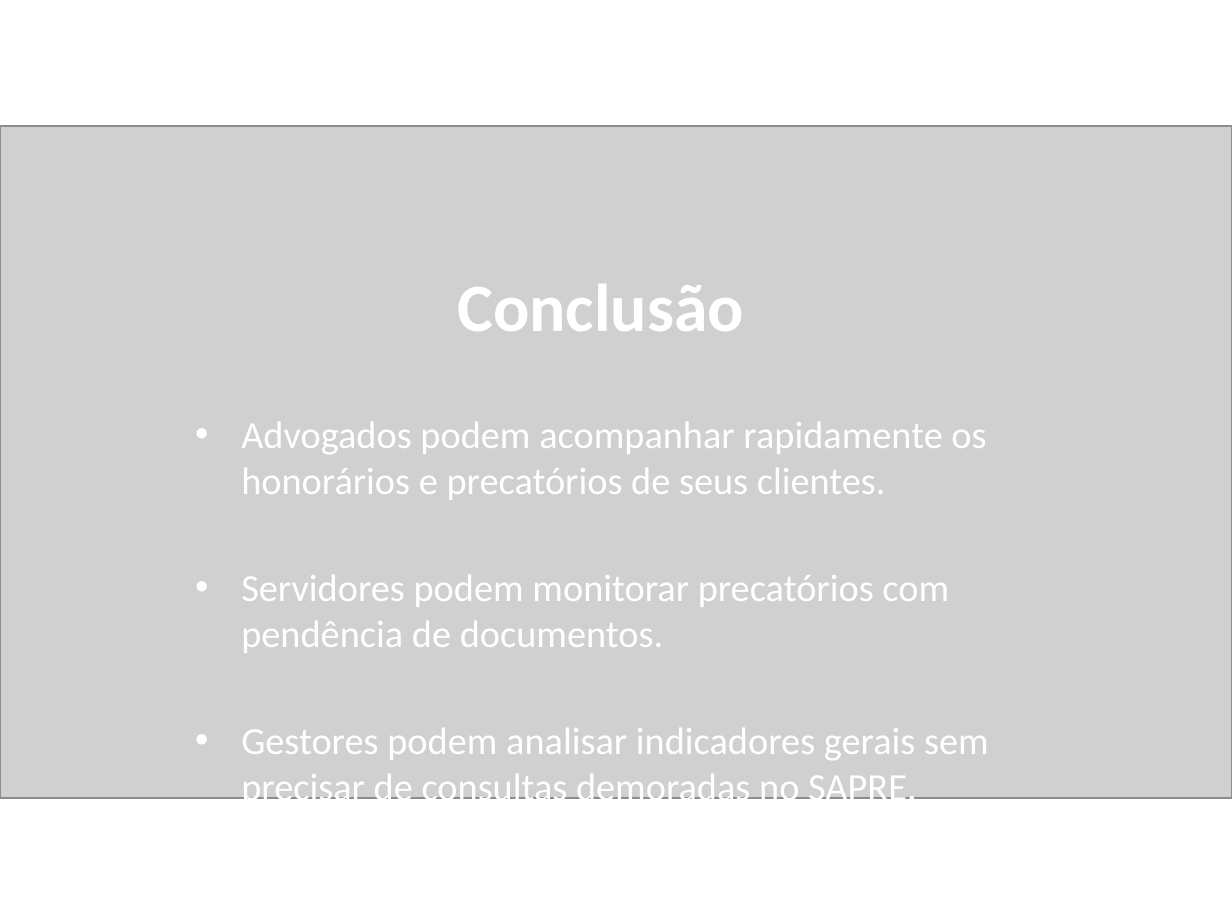
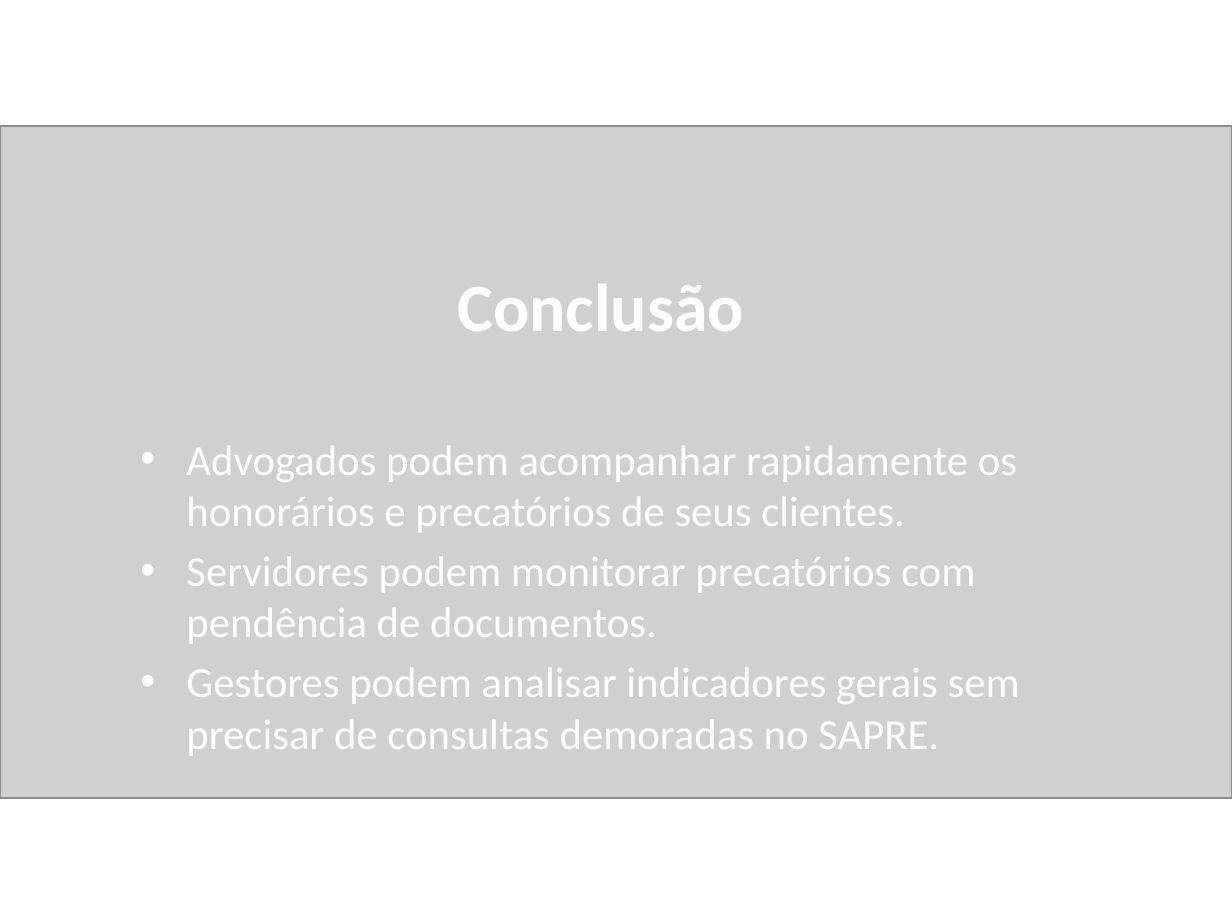
Before and after one commit to projetosapre/SapreProject, a slide deck: slide 10 of Dashboard_SAPRE.pptx (slide 9 before the commit). Drawn at 1232x924 pixels with LibreOffice and Linux fonts; fonts in the diff are those of the drawing; grey boxes stand for pictures. Boxes give left, top, right and bottom in pixels: in the first picture for what was removed or moved away, otherwise in the second. Text is boxed around its words. In the diff, an @@ line names an element or a change of style, - is before the commit and + after.

```diff
--- a/Dashboard_SAPRE.pptx
+++ b/Dashboard_SAPRE.pptx
@@ text "Advogados podem acompanhar rapidamente os ...": place and size @@
-text "Advogados podem acompanhar rapidamente os ..." at [241,422,989,810]
+text "Advogados podem acompanhar rapidamente os ..." at [186,446,1020,756]
@@ text "Advogados podem acompanhar rapidamente os ..." at [186,446,1020,756]: size 22.4 to 25 pt @@
```
Also in this commit, not shown: 8 other slides changed, 2 slides added.
